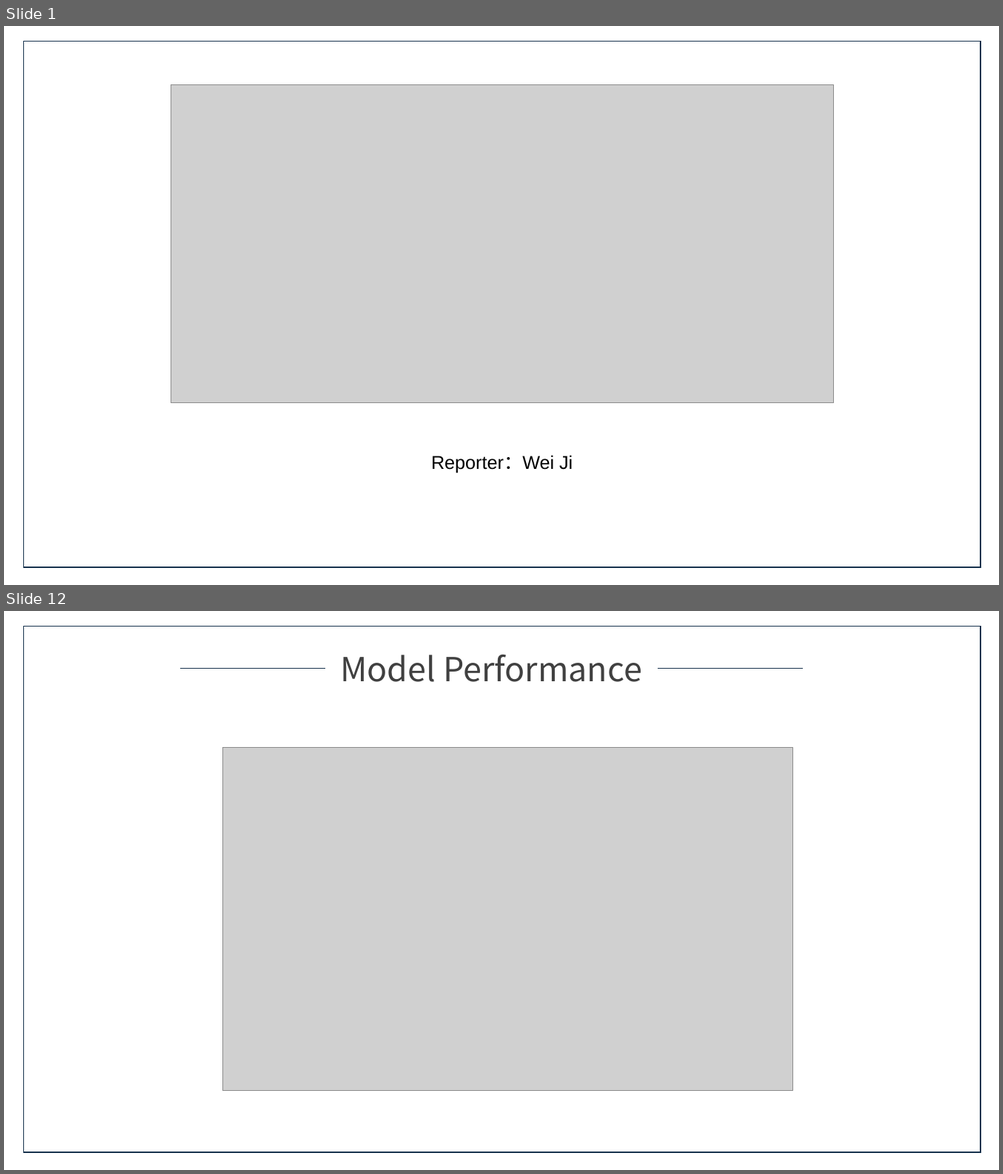
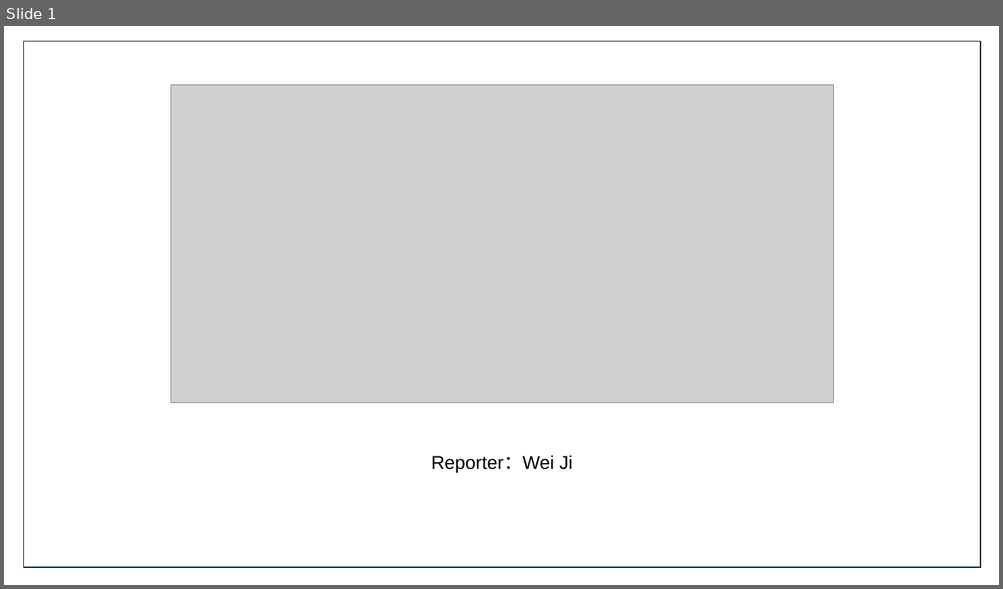
Before and after one commit to JiweiMaster/CMIT_JW_PRE_PAPER, a slide deck: SLIC_ppt.pptx. Shown one above the other, each under a label of ours: slides 1 and 12 before the commit, slide 1 after it; the slides between them are not shown. The pictures are 1003x1174 and 1003x589 pixels, drawn with LibreOffice and Linux fonts; fonts in the diff are those of the drawing; grey boxes stand for pictures. Boxes give left, top, right and bottom in pixels: in the first picture for what was removed or moved away, otherwise in the second. Text is boxed around its words. In the diff, an @@ line names an element or a change of style, - is before the commit and + after.

```diff
--- a/SLIC_ppt.pptx
+++ b/SLIC_ppt.pptx
@@ slide 12 removed at [4,611,999,1170], background #FFFFFF @@
@@ rectangle removed at [23,626,981,1153] @@
@@ text removed at [340,654,642,682] @@
-Model Performance
@@ line removed from (180, 669) to (326, 669) @@
@@ line removed from (657, 669) to (802, 669) @@
@@ picture removed at [222,748,793,1091] @@
```
Also in this commit, not shown: 3 slides changed, 4 slides added, 8 other slides removed.
